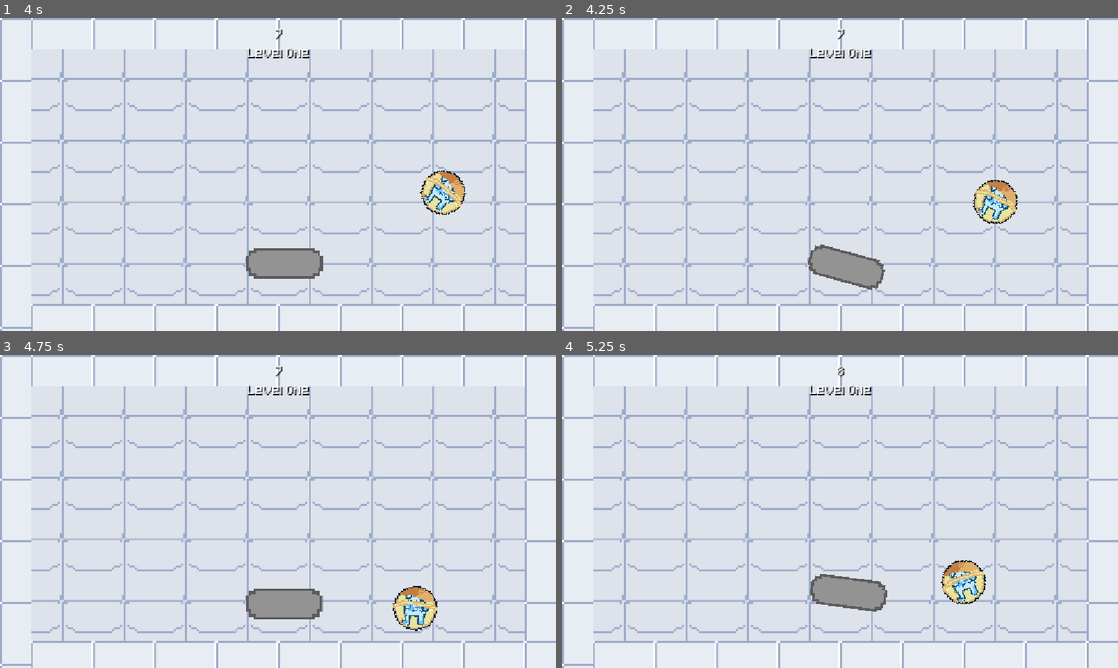
Above: before the commit, frames 1-4 (two rows, left to right).
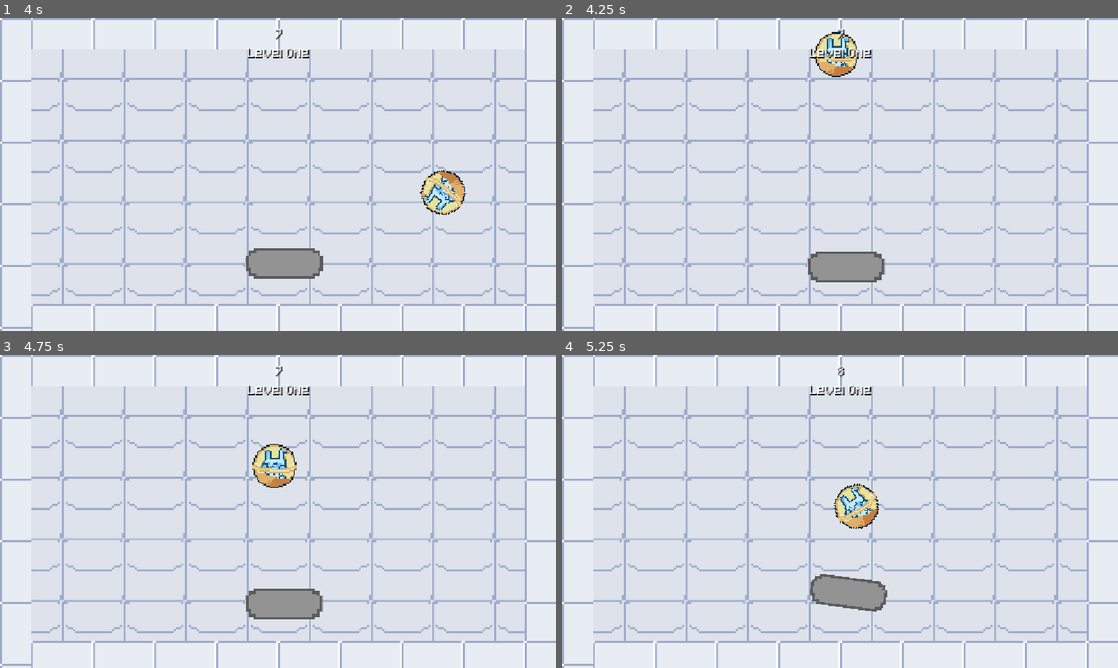
Above: after the commit, the same moments.

Repository: Junoholic/Bounce-Back-Project
Game: Godot game, scene res://main.tscn
The game is run twice, just before and just after one commit, with the same random seed, the same clock (stepped at 60 frames per second) and the same inputs.
Inputs:
- Up to frame 1 (4 s): hold D (move_right) 0.53-1.28 s; hold 1 (paddle 1) 0.53-1.28 s; hold A (move_left) 1.28-2.03 s; tap 1 (paddle 1) at 1.35, 2.85 s; hold 1 (paddle 1) 2.03-2.78 s; hold D (move_right) 2.03-3.53 s; hold A (move_left) from 3.53 s (still down); hold 1 (paddle 1) from 3.53 s (still down)
- Up to frame 2 (4.25 s): keep holding A (move_left); keep holding 1 (paddle 1); tap R (reset) at 4.15 s
- Up to frame 3 (4.75 s): keep holding A (move_left); release 1 (paddle 1) at 4.28 s; tap 1 (paddle 1) at 4.35 s
- Up to frame 4 (5.25 s): keep holding A (move_left); hold 1 (paddle 1) from 5.03 s (still down)

Frame 1 is identical in both runs. In frame 2, 2.2% of the frame differs, in the area x 44-82%, y 4-87%; in frame 3, 1.7%; in frame 4, 1.8%.

Commit message:
add reset scene

Diff:
--- a/pinbounce/Paddle.gd
+++ b/pinbounce/Paddle.gd
@@ -16,6 +16,10 @@
 
 # Called every frame. 'delta' is the elapsed time since the previous frame.
 func _process(delta: float) -> void:
+
+	if Input.is_action_pressed("reset"):
+		get_tree().reload_current_scene()
+
 	if Input.is_action_pressed("paddle 1"):
 		if cooldown == 0:
 			cooldown = length
--- a/pinbounce/player.gd
+++ b/pinbounce/player.gd
@@ -14,6 +14,8 @@
 		velocity.x += speed
 	if Input.is_action_pressed("move_left"):
 		velocity.x -= speed
+	if Input.is_action_pressed("reset"):
+		get_tree().reload_current_scene()
 	state = velocity
 
 # Called every frame. 'delta' is the elapsed time since the previous frame.
